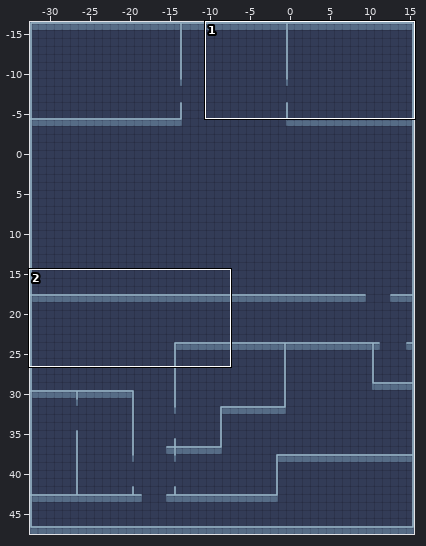
Two states of a Tiled map (JSON), assets/maps/stage-01.json. The first picture is a wide view before the edit; the outline marks the close-up.
Close-up. The starting point:
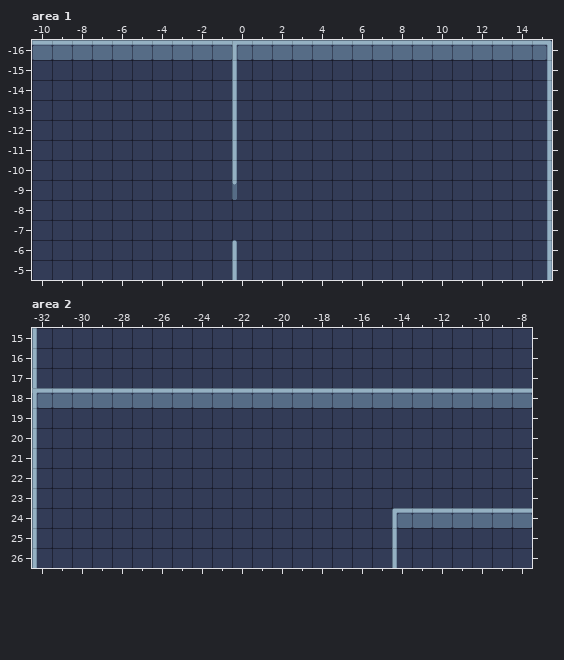
Cells are 32x32 px. Shown: area 1 x -10..15, y -16..-5; area 2 x -32..-8, y 15..26. The commit also changed other parts of the map, which this record leaves out.
New version:
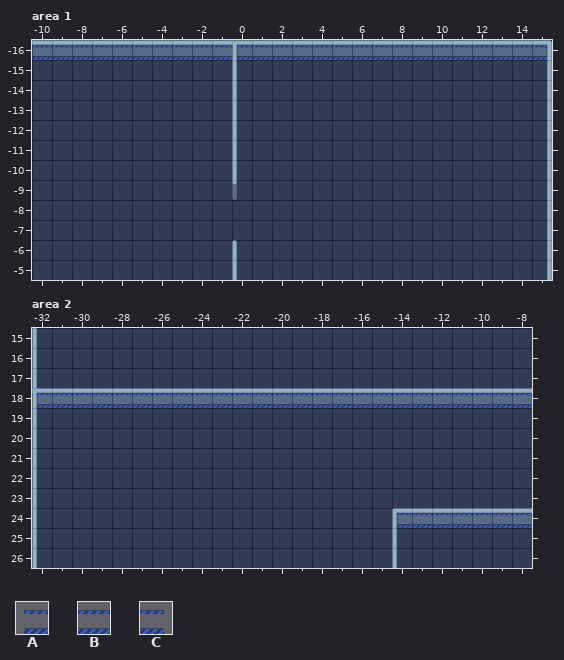
Key: from "tileset-01": A 234, B 235, C 236.
_ is an empty cell.
Changes in this commit:
Layer "features", area 1:
There is now tile A in row -16 at x 0.
There is now tile B in row -16 at x -10 to -1 and 1 to 14.
There is now tile C in row -16 at x 15.
Layer "features", area 2:
There is now tile A in row 18 at x -32; in row 24 at x -14.
There is now tile B in row 18 at x -31 to -8; in row 24 at x -13 to -8.
Changed places in both close-ups, as pixel boxes (x1, y1, x2, y2):
added: (32, 45, 547, 60)
added: (37, 393, 532, 408)
added: (397, 513, 532, 528)
